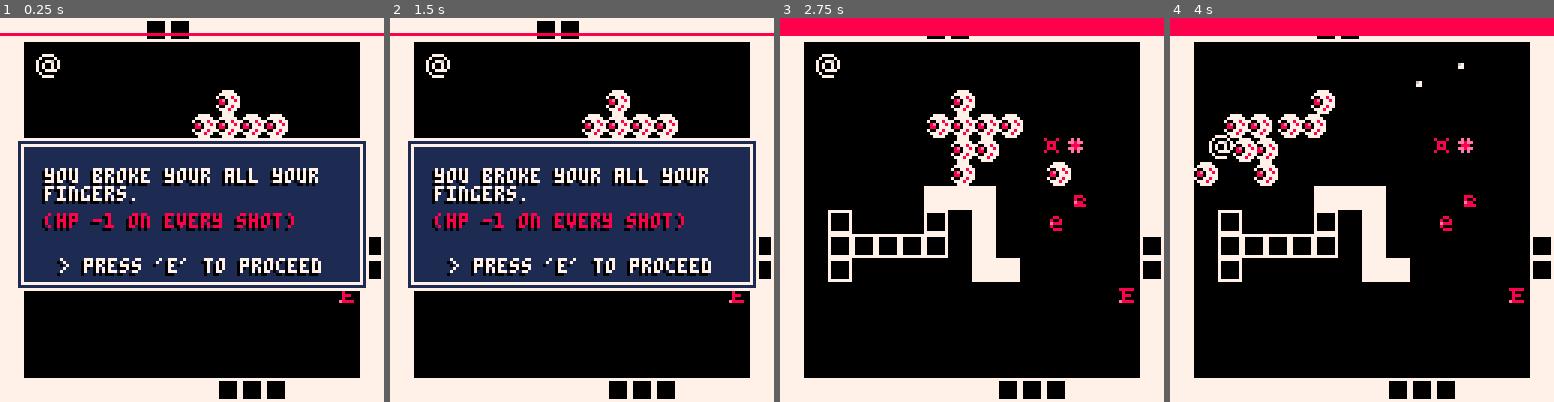
Above: before the commit, frames 1-4 (left to right).
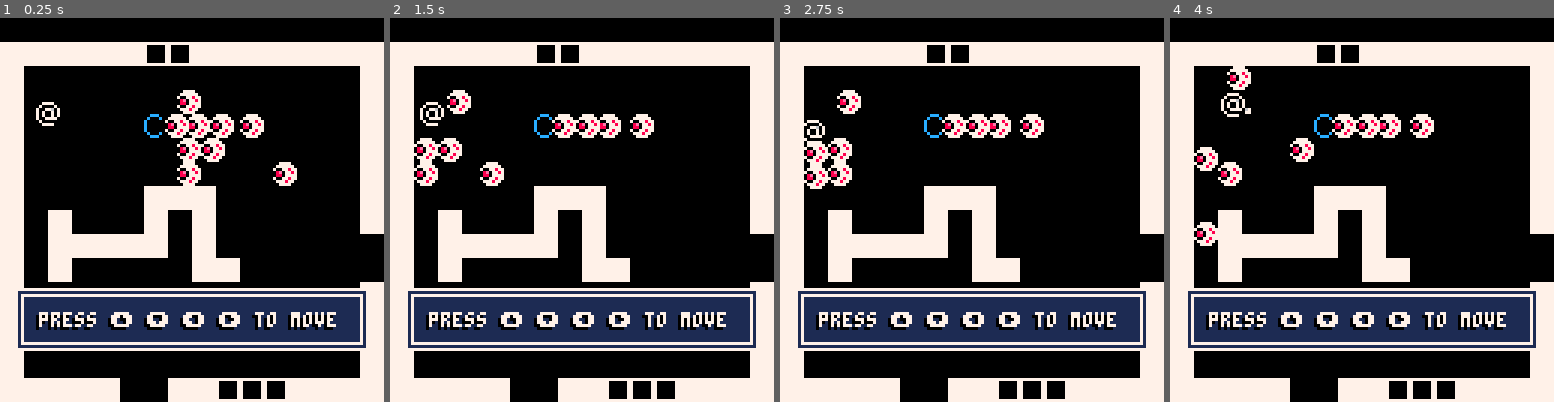
Above: after the commit, the same moments.

Repository: AlexanderClay/pico8-Projects
Game: PICO-8 cartridge hero.p8
Two runs of this game, one before a commit and one after it. Both use one fixed random seed, a clock stepped at 60 frames per second and the inputs below.
Inputs:
- Up to frame 1 (0.25 s): no input
- Up to frame 2 (1.5 s): tap O (Z key) at 0.33, 0.7, 1.43 s; tap X (X key) at 1.07 s
- Up to frame 3 (2.75 s): hold Left 1.97-2.37 s; hold P2 Right 1.97-2.37 s; tap X (X key) at 2.07, 2.4, 2.73 s; tap O (Z key) at 2.22 s; hold Down from 2.42 s (still down); hold P2 Up from 2.42 s (still down)
- Up to frame 4 (4 s): release Down at 2.82 s; release P2 Up at 2.82 s; hold Right 2.87-3.53 s; hold P2 Left 2.87-3.53 s; tap X (X key) at 3.07, 3.4, 3.73 s; tap O (Z key) at 3.1, 3.98 s; hold Up from 3.58 s (still down); hold P2 Down from 3.58 s (still down)

The runs differ from the first frame. In frame 1, 59% of the frame differs, in the area x 0-100%, y 0-100%; in frame 2, 59%; in frame 3, 32%; in frame 4, 33%.

Commit message:
hero: use

Diff:
--- a/hero.p8
+++ b/hero.p8
@@ -23,9 +23,12 @@
 
 ]]
 
+use_actors = {}
 solid_actors = {}
 actor = {} --all actors in world
-paused = true
+paused = false
+msg1= "you broke your all your\nfingers."
+msg2= "(hp -1 on every shot)"
 mapx=0
 mapy=0
 -- make an actor
@@ -35,7 +38,7 @@
 function make_actor(x, y)
  a={}
  a.active=false
- a.tag=""
+ a.moveable = 1
  a.x = x
  a.y = y
  a.dx = 0
@@ -64,15 +67,34 @@
 	mapy=y
 	for tx=0,16 do
 	 for ty=0,16 do
+	  -- eyeball monster
 	 	if(mget(tx,ty)==11) then
 	 		mset(tx,ty, 0)
-    enmy1=make_actor(tx+0.5,ty+0.5)
+    local enmy1=make_actor(tx+0.5,ty+0.5)
     enmy1.spr=11
     enmy1.dx = -0.2
     enmy1.drag = 1
     enmy1.active=true
     add(solid_actors, enmy1)
 	 	end
+	 	-- car
+	 	if(mget(tx,ty)==56) then
+	 		mset(tx,ty, 0)
+    local car=make_actor(tx+0.5,ty+0.5)
+    car.name="  press 'e' to use car"
+    car.uw = 1
+    car.moveable = 0.2
+    car.uh = 1
+    car.spr = 56
+    car.active=true
+    car.update=function()
+    	if (abs(car.dx)+abs(car.dy) > 0.1) then
+      sfx(40, 3)
+     end
+    end
+    add(use_actors, car)
+    add(solid_actors, car)
+	 	end
 	 end
 	end
 end
@@ -109,9 +131,38 @@
   solid(x+w,y+h)
 end
 
-
+function update_actors()
+	for a in all(actor) do
+	print(a.update, 1, 1, 1)
+		if (a.update != nul) then
+			a.update()
+		end
+	end
+end
 -- true if a will hit another
 -- actor after moving dx,dy
+function detect_use()
+	for a2 in all(use_actors) do
+		local x=pl.x-a2.x
+		local y=pl.y-a2.y
+		if ((abs(x) < (a.w+a2.uw) and
+		 (abs(y) < a.h+a2.uh)))
+		then
+			return a2.name
+		end
+	end
+
+	return false
+end
+
+function hurt(obj)
+	if(obj == pl) then
+  pal(7, 8)
+	end
+	if(obj.hp != null) then
+		obj.hp = 0
+	end
+end
 function solid_actor(a, dx, dy)
 
 	if(a.active) then
@@ -124,6 +175,14 @@
      (abs(y) < (a.h+a2.h)))
     then
 
+    if(a.layer == 1) then -- bullets
+    -- if shot by player and inside player
+    	if(a2 == pl and a.tag=="pl") then
+    	 return false
+    	end
+    	a.active=false
+    	hurt(a2)
+    end
      -- moving together?
      -- this allows actors to
      -- overlap initially
@@ -131,26 +190,25 @@
      if (dx != 0 and abs(x) <
          abs(a.x-a2.x)) then
       v=a.dx + a2.dy
-      a.dx = v/2
-      a2.dx = v/2
+      a.dx = v/2 * a.moveable
+      a2.dx = v/2 * a2.moveable
       return true
      end
 
      if (dy != 0 and abs(y) <
          abs(a.y-a2.y)) then
       v=a.dy + a2.dy
-      a.dy=v/2
-      a2.dy=v/2
+      a.dy=v/2 * a.moveable
+      a2.dy=v/2 * a2.moveable
       return true
      end
 
      --return true
-
     end
    end
   end
+ return false
  end
- return false
 end
 
 
@@ -175,9 +233,9 @@
   else
    -- otherwise bounce
    a.dx *= -a.bounce
-   if(a.layer == 1) then -- bullets
-   	a.active=false
-   end
+    if(a.layer == 1) then -- bullets
+    	a.active=false
+    end
   end
 
   -- ditto for y
@@ -186,6 +244,9 @@
    a.y += a.dy
   else
    a.dy *= -a.bounce
+   if(a.layer == 1) then -- bullets
+    	a.active=false
+    end
   end
 
   -- apply drag
@@ -212,21 +273,18 @@
 
  -- how fast to accelerate
  accel = 0.07
- if (btn(5, 1)) pl.dx -= accel
- if (btn(3, 1)) pl.dx += accel
- if (btn(4, 1)) pl.dy -= accel
- if (btn(0, 1)) pl.dy += accel
+ if (btn(0)) pl.dx -= accel
+ if (btn(1)) pl.dx += accel
+ if (btn(2)) pl.dy -= accel
+ if (btn(3)) pl.dy += accel
 	-- shootup btn(0)
 
 	if(pl.cool<0) then
- 	if(btn(1)) then
- 		local b = bullets.spawn(pl.x, pl.y)
- 		b.dx=0.3
- 		pl.cool = pl.g.cool
- 	elseif(btn(0)) then
- 	local b = bullets.spawn(pl.x, pl.y)
- 		b.dx=-0.3
- 		pl.cool = pl.g.cool
+ 	if(btn(3,1)) then
+ 		fire(1)
+ 	elseif(btn(5, 1)) then
+
+ 		fire(-1)
  	end
  end
 
@@ -241,7 +299,13 @@
  end
 
 end
-
+function fire(dir)
+ local b = bullets.spawn(pl.x, pl.y)
+	b.dx=dir*0.3
+	b.tag="pl"
+	pl.cool = pl.g.cool
+	sfx(pl.g.sfx, 3)
+end
 function _update()
 
 	if(paused==true) then
@@ -249,17 +313,18 @@
 		return
 	end
 
+
  pl.cool-=1
 
+ update_actors()
  control_player(pl)
  foreach(actor, move_actor)
 end
 
 function draw_actor(a)
-rectfill(0, 5, 127, pl.cool, 8)
 	if (a.active) then
-  local sx = (a.x * 8) - 4
-  local sy = (a.y * 8) - 4
+  local sx = (a.x * 8-mapx*128) - 4
+  local sy = (a.y * 8-mapy*128) - 4
   if(a.layer == 2) then
   	sspr(8, 0, 8, 8,sx, sy, 8, 8)
   else
@@ -267,25 +332,50 @@
   end
  end
 end
-
+hurt_frame = true
 
 function _draw()
  cls()
 
+ pal()
+
+ --debug:
  --test if map has empty tiles:
  --rectfill(0, 0, 127,127,3)
 
+
+ --debug: mem usuage
+ --print(stat(0), 20, 16)
+
  -- level1
- map(mapx,mapy,0,0,16,16)
  foreach(actor,draw_actor)
-
+ mapx = flr(pl.x/16)
+	mapy = flr(pl.y/16)
+ map(mapx*16,mapy*16,0,0.5,16,16)
+
+ --ui
+ --[[
+	rectfill(0, 0, 127, 8, 0)
+	line(0, 9, 127, 9,7)
+	line(0, 10, 127, 10,0)
+	textshadow ("18/255    12:00:00    hp 100", 5, 2, 7)
+ ]]
+	if (detect_use() != false) then
+
+  rect(5, 90, 122, 110, 7)
+  rectfill(6,91,121,109,1)
+  rect(7, 92, 120, 108, 7)
+ 	textshadow(detect_use(), 13, 98, 7)
+
+
+	end
  if(paused) then
   rect(5, 40, 122, 90, 7)
   rectfill(6,41,121,89,1)
   rect(7, 42, 120, 88, 7)
   textshadow("> press 'e' to proceed", 20, 80, 7)
-  textshadow("you broke your all your\nfingers.", 15, 50, 7)
-  textshadow("(hp -1 on every shot)", 15, 65, 8)
+  textshadow(msg1, 15, 50, 7)
+  textshadow(msg2, 15, 65, 8)
 	end
 end
 
@@ -343,18 +433,32 @@
 
  gun0={}
  gun0.cool=5
- gun0.snd = 20
+ gun0.sfx = 20
 
  gun1={}
- gun1.cool=0.5
- gun1.snd=5
-
- pl = make_actor(2,2)
+ gun1.cool=10
+ gun1.sfx=24
+
+ gun2={}
+ gun2.cool=10
+ gun2.sfx=24
+ gun2.spr=22
+
+ local tut=make_actor(2,4)
+ tut.name="press ⬆️ ⬇️ ⬅️ ➡️ to move"
+ tut.uw = 3
+ tut.uh = 3
+ add(use_actors, tut)
+
+ pl = make_actor(2,4)
  pl.active=true
  pl.spr = 1
  pl.layer = 2
- pl.g = gun0 --weapon selection
+ pl.g = gun1 --weapon selection
  pl.cool = 5
+ pl.hp=100
+ pl.badhp=0
+ pl.yhp=0
  add(solid_actors, pl)
 
 	setroom(0, 0)
@@ -489,26 +593,26 @@
 
 
 __gff__
-0000020200000000000000000000000000000000000000000000000000000000000000000000000000000000000000000000000000000000000000000000000000000000000000000000000000000000000000000000000000000000000000000000000000000000000000000000000000000000000000000000000000000000
+0000020200000000000000000000000000000000000000000000000000000000000002000000000000000000000000000000000000000000000000000000000000000000000000000000000000000000000000000000000000000000000000000000000000000000000000000000000000000000000000000000000000000000
 0000000000000000000000000000000000000000000000000000000000000000000000000000000000000000000000000000000000000000000000000000000000000000000000000000000000000000000000000000000000000000000000000000000000000000000000000000000000000000000000000000000000000000
 __map__
+0000000000000000000000000000000000000000000000000000000000000000000000000000000000000000000000000000000000000000000000000000000000000000000000000000000000000000000000000000000000000000000000000000000000000000000000000000000000000000000000000000000000000000
 0202020202020303020202020202020202020202020202020202020202020202020202020202020202020202020202020202020202020202020202020202020202020202020202020202020202020202020202020202020202020202020202020202020202020202020202020202020202020202020202020202020202020202
-0200000000000000000000000000000202000000000000000000000000000002020000000000000000000000000000020200000000000000000000000000000202000000000000000000000000000002020000000000000000000000000000020200000000000000000000000000000202000000000000000000000000000002
-0200000000000000000000000000000202000000000000000000000000000002020000000000000000000000000000020200000000000000000000000000000202000000000000000000000000000002020000000000000000000000000000020200000000000000000000000000000202000000000000000000000000000002
-0200000000000000000b00000000000202000000000000000000000000000002020000000000000000000000000000020200000000000000000000000000000202000000000000000000000000000002020000000000000000000000000000020200000000000000000000000000000202000000000000000000000000000002
-02000000000000000b0b0b0b0000000202000000000000000000000000000002020000000000000000000000000000020200000000000000000000000000000202000000000000000000000000000002020000000000000000000000000000020200000000000000000000000000000202000000000000000000000000000002
-0200000000000000000b0b2c2b00000202000000000000000000000000000002020000000000000000000000000000020200000000000000000000000000000202000000000000000000000000000002020000000000000000000000000000020200000000000000000000000000000202000000000000000000000000000002
-0200000000000000000b0000000b000202000000000000000000000000000002020000000000000000000000000000020200000000000000000000000000000202000000000000000000000000000002020000000000000000000000000000020200000000000000000000000000000202000000000000000000000000000002
-0200000000000202020000002500000202000000000000000000000000000002020000000000000000000000000000020200000000000000000000000000000202000000000000000000000000000002020000000000000000000000000000020200000000000000000000000000000202000000000000000000000000000002
-0200030000000300020000270000000202001500000000000000000000000002020015000000000000000000000000020200150000000000000000000000000202001500000000000000000000000002020015000000000000000000000000020200150000000000000000000000000202001500000000000000000000000002
-0200030303030300020000000000000302000000000000000000000000000002020000000000000000000000000000020200000000000000000000000000000202000000000000000000000000000002020000000000000000000000000000020200000000000000000000000000000202000000000000000000000000000002
-0200030000000000020200000000000302001500000000000000000000000002020015000000000000000000000000020200150000000000000000000000000202001500000000000000000000000002020015000000000000000000000000020200150000000000000000000000000202001500000000000000000000000002
-0200000000000000000000000000260202000000000000000000000000000002020000000000000000000000000000020200000000000000000000000000000202000000000000000000000000000002020000000000000000000000000000020200000000000000000000000000000202000000000000000000000000000002
-0200000000000000000000000000000202000000000000000000000000000002020000000000000000000000000000020200000000000000000000000000000202000000000000000000000000000002020000000000000000000000000000020200000000000000000000000000000202000000000000000000000000000002
-0200000000000000000000000000000202000000000000000000000000000002020000000000000000000000000000020200000000000000000000000000000202000000000000000000000000000002020000000000000000000000000000020200000000000000000000000000000202000000000000000000000000000002
-0200000000000000000000000000000202000000000000000000000000000002020000000000000000000000000000020200000000000000000000000000000202000000000000000000000000000002020000000000000000000000000000020200000000000000000000000000000202000000000000000000000000000002
-0202020202020202020303030202020202020202020202020202020202020202020202020202020202020202020202020202020202020202020202020202020202020202020202020202020202020202020202020202020202020202020202020202020202020202020202020202020202020202020202020202020202020202
-0202020202020202020202020202020202020202020202020202020202020202020202020202020202020202020202020202020202020202020202020202020202020202020202020202020202020202020202020202020202020202020202020202020202020202020202020202020202020202020202020202020202020202
+0200000000000000000000000000000222000000000000000000000000000022020000000000000000000000000000020200000000000000000000000000000202000000000000000000000000000002020000000000000000000000000000020200000000000000000000000000000202000000000000000000000000000002
+0200000000000000000b00000000000222000000000000000000000000000022020000000000000000000000000000020200000000000000000000000000000202000000000000000000000000000002020000000000000000000000000000020200000000000000000000000000000202000000000000000000000000000002
+02000000000038000b0b0b0b0000000222000000000000000000000000000022020000000000000000000000000000020200000000000000000000000000000202000000000000000000000000000002020000000000000000000000000000020200000000000000000000000000000202000000000000000000000000000002
+0200000000000000000b0b000000000222000000000000000000000000000022020000000000000000000000000000020200000000000000000000000000000202000000000000000000000000000002020000000000000000000000000000020200000000000000000000000000000202000000000000000000000000000002
+0200000000000000000b0000000b000222000000000000000000000000000022020000000000000000000000000000020200000000000000000000000000000202000000000000000000000000000002020000000000000000000000000000020200000000000000000000000000000202000000000000000000000000000002
+0200000000000202020000000000000222000000000000000000000000000022020000000000000000000000000000020200000000000000000000000000000202000000000000000000000000000002020000000000000000000000000000020200000000000000000000000000000202000000000000000000000000000002
+0200020000000200020000000000000222001500000000000000001600000022020015000000000000000000000000020200150000000000000000000000000202001500000000000000000000000002020015000000000000000000000000020200150000000000000000000000000202001500000000000000000000000002
+0200020202020200020000000000000000000000000000000000000000000022020000000000000000000000000000020200000000000000000000000000000202000000000000000000000000000002020000000000000000000000000000020200000000000000000000000000000202000000000000000000000000000002
+0200020000000000020200000000000000001500000000000000000000000022020015000000000000000000000000020200150000000000000000000000000202001500000000000000000000000002020015000000000000000000000000020200150000000000000000000000000202001500000000000000000000000002
+0200000000000000000000000000000222000000000000000000000000000022020000000000000000000000000000020200000000000000000000000000000202000000000000000000000000000002020000000000000000000000000000020200000000000000000000000000000202000000000000000000000000000002
+0200000000000000000000000000000222000000000000000000000000000022020000000000000000000000000000020200000000000000000000000000000202000000000000000000000000000002020000000000000000000000000000020200000000000000000000000000000202000000000000000000000000000002
+0200000000000000000000000000000222000000000000000000000000000022020000000000000000000000000000020200000000000000000000000000000202000000000000000000000000000002020000000000000000000000000000020200000000000000000000000000000202000000000000000000000000000002
+0200000000000000000000000000000222000000000000000000000000000022020000000000000000000000000000020200000000000000000000000000000202000000000000000000000000000002020000000000000000000000000000020200000000000000000000000000000202000000000000000000000000000002
+0202020202000002020303030202020222222222222222220000002222222222020202020202020202020202020202020202020202020202020202020202020202020202020202020202020202020202020202020202020202020202020202020202020202020202020202020202020202020202020202020202020202020202
+0202020202000002020202020202020202020202020202020000000202020202020202020202020202020202020202020202020202020202020202020202020202020202020202020202020202020202020202020202020202020202020202020202020202020202020202020202020202020202020202020202020202020202
 0200000000000000000000000000000202000000000000000000000000000002020000000000000000000000000000020200000000000000000000000000000202000000000000000000000000000002020000000000000000000000000000020200000000000000000000000000000202000000000000000000000000000002
 0200000000000000000000000000000202000000000000000000000000000002020000000000000000000000000000020200000000000000000000000000000202000000000000000000000000000002020000000000000000000000000000020200000000000000000000000000000202000000000000000000000000000002
 0200000000000000000000000000000202000000000000000000000000000002020000000000000000000000000000020200000000000000000000000000000202000000000000000000000000000002020000000000000000000000000000020200000000000000000000000000000202000000000000000000000000000002
@@ -523,72 +627,72 @@
 0200000000000000000000000000000202000000000000000000000000000002020000000000000000000000000000020200000000000000000000000000000202000000000000000000000000000002020000000000000000000000000000020200000000000000000000000000000202000000000000000000000000000002
 0200000000000000000000000000000202000000000000000000000000000002020000000000000000000000000000020200000000000000000000000000000202000000000000000000000000000002020000000000000000000000000000020200000000000000000000000000000202000000000000000000000000000002
 0200000000000000000000000000000202000000000000000000000000000002020000000000000000000000000000020200000000000000000000000000000202000000000000000000000000000002020000000000000000000000000000020200000000000000000000000000000202000000000000000000000000000002
-0202020202020202020202020202020202020202020202020202020202020202020202020202020202020202020202020202020202020202020202020202020202020202020202020202020202020202020202020202020202020202020202020202020202020202020202020202020202020202020202020202020202020202
-…(68 lines of a section not shown)…
+0202020202020200020202020202020202020202020202020202020202020202020202020202020202020202020202020202020202020202020202020202020202020202020202020202020202020202020202020202020202020202020202020202020202020202020202020202020202020202020202020202020202020202
+…(68 lines of a section not shown)…
Not shown, changed: 22 lines of the sprite sheet (__gfx__) section of hero.p8
Not shown, changed: the sound effects (__sfx__) section of hero.p8
Not shown, added: heroBuild/hero.js
Not shown, added: heroBuild/index.html
